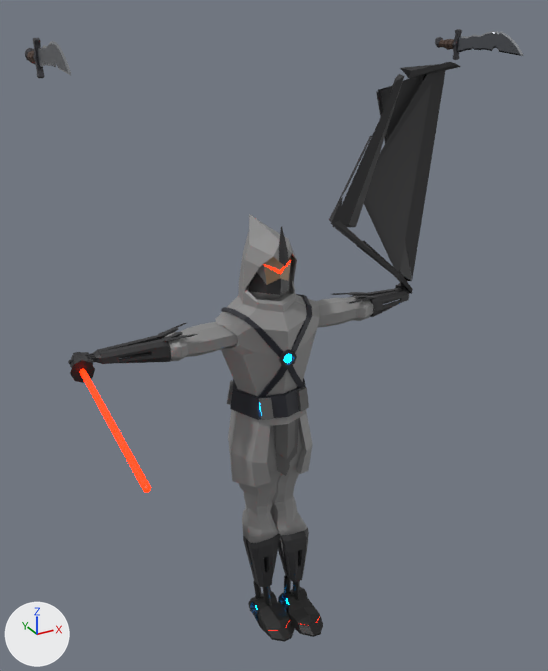
Renders of the glTF model assets/rogue_ninja/rogue_ninja.glb from each side of a commit.
Before and after are seen from a 50 mm lens placed at (-1.32, -2.47, 1.55), pointed at (-0.06, -0.16, 0.4). The axes (+X, +Y, +Z) are drawn at lower left. The lights are the same throughout. The first picture is the older version. Vertices at exactly the same position are counted once.

The older version as bpy lines, for what is in view:
```python
me_nj_arm_knife_l = bpy.data.meshes.new('nj_arm_knife_l')
me_nj_arm_knife_l.from_pydata(...)  # 365 vertices, 726 faces; spans x 0.795..0.837, y -0.4..0.075, z 1.342..1.454
# faces by material slot: [192, 192, 48, 116, 178]
me_nj_arm_knife_l.materials.append(mat_dg14_knife_steel)
me_nj_arm_knife_l.materials.append(mat_dg14_knife_lightwood)
me_nj_arm_knife_l.materials.append(mat_dg14_knife_darkwood)
me_nj_arm_knife_l.materials.append(mat_dg14_knife_lightsteel)
me_nj_arm_knife_l.materials.append(mat_dg14_knife_darksteel)
me_nj_arm_knife_r = bpy.data.meshes.new('nj_arm_knife_r')
me_nj_arm_knife_r.from_pydata(...)  # 365 vertices, 726 faces; spans x -0.806..-0.764, y -0.402..0.073, z 1.342..1.454
# faces by material slot: [192, 192, 48, 116, 178]
me_nj_arm_knife_r.materials.append(mat_dg14_knife_steel)
me_nj_arm_knife_r.materials.append(mat_dg14_knife_lightwood)
me_nj_arm_knife_r.materials.append(mat_dg14_knife_darkwood)
me_nj_arm_knife_r.materials.append(mat_dg14_knife_lightsteel)
me_nj_arm_knife_r.materials.append(mat_dg14_knife_darksteel)
me_nj_body = bpy.data.meshes.new('nj_body')
me_nj_body.from_pydata(...)  # 2493 vertices, 4684 faces; spans x -0.82..0.93, y -0.83..0.19, z -1.05..1.33
# faces by material slot: [4554, 130]
me_nj_body.materials.append(mat_main)  # picture img_e__game_jam_3d_art_character_textures_textures
me_nj_body.materials.append(mat_emission)
ob_nj_arm_knife_l = bpy.data.objects.new('nj_arm_knife_l', me_nj_arm_knife_l)
ob_nj_arm_knife_l.location = (0.0, 0.0, 0.0)
ob_nj_arm_knife_r = bpy.data.objects.new('nj_arm_knife_r', me_nj_arm_knife_r)
ob_nj_arm_knife_r.location = (0.0, 0.0, 0.0)
ob_nj_body = bpy.data.objects.new('nj_body', me_nj_body)
ob_nj_body.location = (0.0, 0.0, 0.0)
```
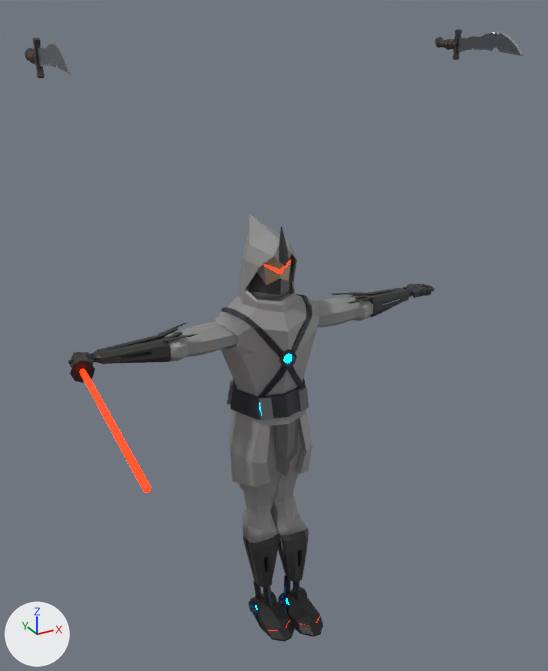
Patch to the scene script:
```diff
--- a/assets/rogue_ninja/rogue_ninja.glb.py
+++ b/assets/rogue_ninja/rogue_ninja.glb.py
@@ me_nj_body @@
 # used by ob_nj_body; location = (0.0, 0.0, 0.0)
-me_nj_body.from_pydata(...)  # 2493 vertices, 4684 faces; spans x -0.82..0.93, y -0.83..0.19, z -1.05..1.33
+me_nj_body.from_pydata(...)  # 2493 vertices, 4684 faces; spans x -0.82..0.84, y -0.83..0.19, z -1.05..0.79
+# me_nj_body part 1: the loose piece of 8 vertices spanning x 0.54..0.87, y 0.05..0.07, z 0.41..1.32 is scaled about its middle by (0.00728, 0.917, -0.0126), then moved by (0.11, -0.05, -0.48)
+# me_nj_body part 2: the loose piece of 8 vertices spanning x 0.28..0.33, y -0.02..-0.01, z 0.75..0.85 is multiplied about its middle by the matrix ((-0.015, 0.065, 0.114), (-0.109, -0.069, 0.025), (0.072, -0.092, 0.062)), then moved by (0.47, -0.04, -0.42)
+# me_nj_body part 3: the loose piece of 8 vertices spanning x 0.3..0.47, y -0.02..-0.01, z 0.81..1.09 is scaled about its middle by (0.0768, 0.891, 0.00211), then moved by (0.4, -0.04, -0.57)
+# me_nj_body part 4: 132 of 2493 vertices moved; they spanned x 0.27..0.93, y -0.03..0.09, z 0.37..1.33 and now span x 0.71..0.83, y -0.06..0.05, z 0.37..0.4; mean shift (0.1, -0.03, -0.37); largest move (0.88, 0.03, 1.32) -> (0.81, -0.01, 0.37)
+# other edits to the shape of me_nj_body do not show in these pictures
 me_nj_body.materials.append(mat_main)
```

Boxes (x1, y1, x2, y2) around the edits, measured in the pictures (548 x 671 px; the box of a moved part takes in the faces that stretch with it):
'nj_body', reshaped (7% narrower, 26% shorter): before (68, 62, 461, 642); after (68, 214, 434, 642)
part 1 of me_nj_body, moved or reshaped (not visible afterwards): before (378, 70, 446, 279)
part 2 of me_nj_body, moved or reshaped (not visible afterwards): before (330, 197, 343, 224)
part 3 of me_nj_body, moved or reshaped (not visible afterwards): before (337, 134, 373, 204)
part 4 of me_nj_body, moved or reshaped: before (329, 62, 461, 294); after (402, 284, 434, 298)
